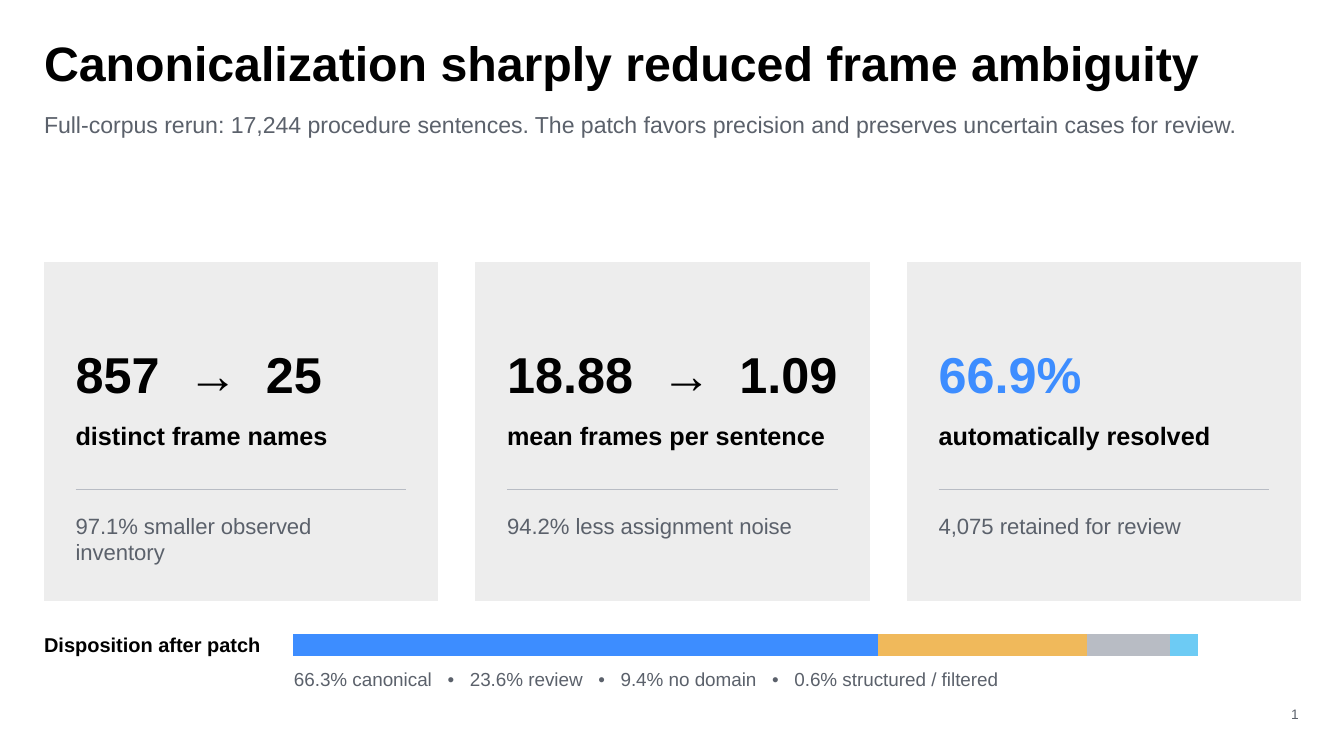
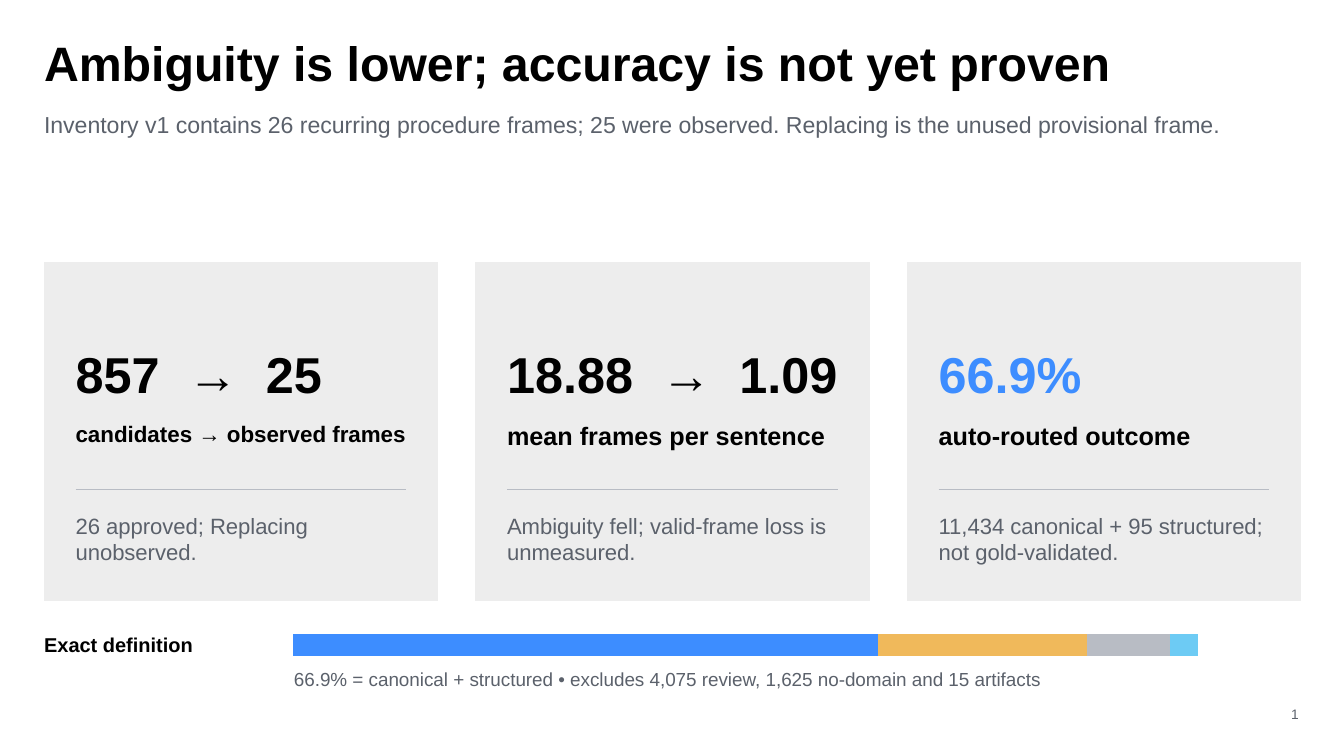
Before and after one commit to HengZ121/Deduplication_Agent, a slide deck: slide 1 of outputs/019ff91b-7d05-7643-8f3b-9fe2b738766a/frame_canonicalization_internal_report.pptx. Drawn at 1344x756 pixels with LibreOffice and Linux fonts; fonts in the diff are those of the drawing. Boxes give left, top, right and bottom in pixels: in the first picture for what was removed or moved away, otherwise in the second. Text is boxed around its words. In the diff, an @@ line names an element or a change of style, - is before the commit and + after.

Commit message:
Include final frame inventory in report

```diff
--- a/outputs/019ff91b-7d05-7643-8f3b-9fe2b738766a/frame_canonicalization_internal_report.pptx
+++ b/outputs/019ff91b-7d05-7643-8f3b-9fe2b738766a/frame_canonicalization_internal_report.pptx
@@ text at [44,46,1110,91]: text changed @@
-Canonicalization sharply reduced frame ambiguity
+Ambiguity is lower; accuracy is not yet proven
@@ text at [44,116,1219,138]: text changed @@
-Full-corpus rerun: 17,244 procedure sentences. The patch favors precision and preserves uncertain cases for review.
+Inventory v1 contains 26 recurring procedure frames; 25 were observed. Replacing is the unused provisional frame.
@@ text at [76,425,405,443]: text changed; size 18 to 16 pt @@
-distinct frame names
+candidates → observed frames
@@ text at [939,426,1190,446]: text changed @@
-automatically resolved
+auto-routed outcome
@@ text at [76,518,308,560]: text changed @@
-97.1% smaller observed inventory
+26 approved; Replacing unobserved.
@@ text at [507,518,826,560]: text changed @@
-94.2% less assignment noise
+Ambiguity fell; valid-frame loss is unmeasured.
@@ text at [939,518,1263,565]: text changed @@
-4,075 retained for review
+11,434 canonical + 95 structured; not gold-validated.
@@ text at [44,637,193,653]: text changed @@
-Disposition after patch
+Exact definition
@@ text at [294,672,1041,689]: text changed @@
-66.3% canonical • 23.6% review • 9.4% no domain • 0.6% structured / filtered
+66.9% = canonical + structured • excludes 4,075 review, 1,625 no-domain and 15 artifacts
```
Also in this commit, not shown: 3 other slides changed, 1 slide added, 1 slide removed.
